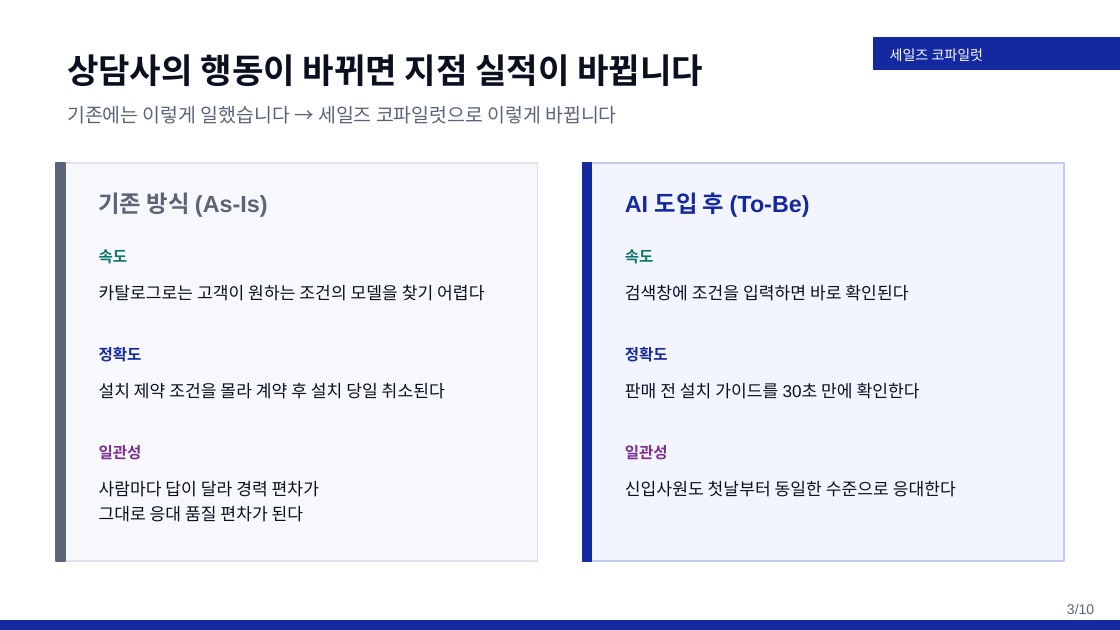
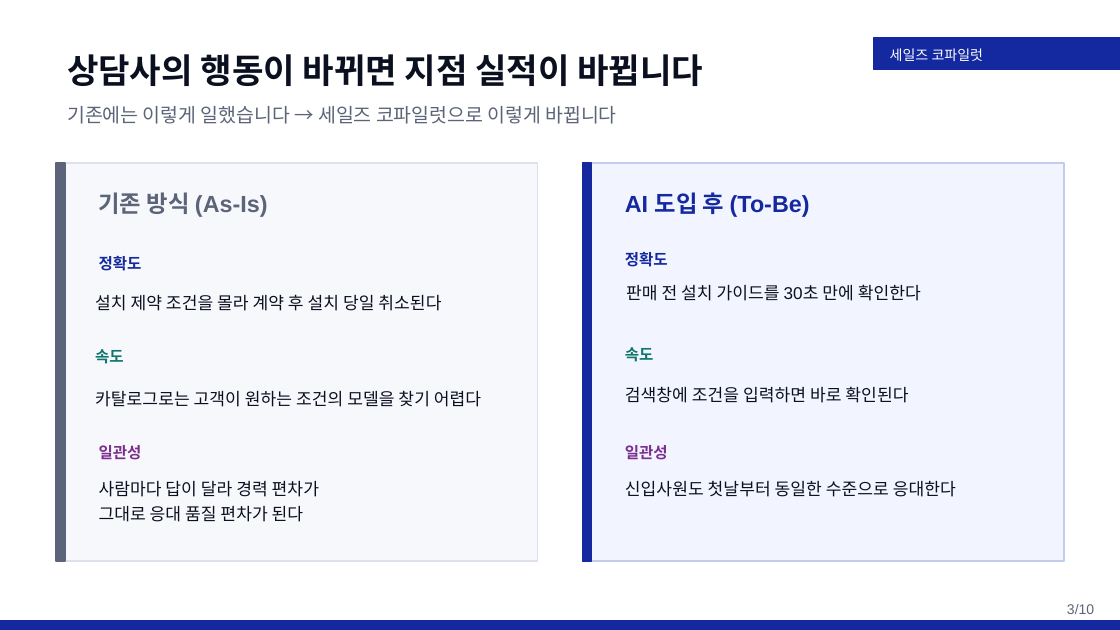
Before and after one commit to rhrjsgks-jarvis/gyeongwon-ax-hub, a slide deck: slide 3 of 발표자료/세일즈코파일럿_5분발표_웹툰없음(삼성폰트적용).pptx. Drawn at 1120x630 pixels with LibreOffice and Linux fonts; fonts in the diff are those of the drawing. Boxes give left, top, right and bottom in pixels: in the first picture for what was removed or moved away, otherwise in the second. Text is boxed around its words. In the diff, an @@ line names an element or a change of style, - is before the commit and + after.

```diff
--- a/발표자료/세일즈코파일럿_5분발표_웹툰없음(삼성폰트적용).pptx
+++ b/발표자료/세일즈코파일럿_5분발표_웹툰없음(삼성폰트적용).pptx
@@ text "정확도": place and size @@
-text "정확도" at bbox=[99, 347, 142, 362]
+text "정확도" at bbox=[99, 256, 142, 271]
@@ text "정확도": place and size @@
-text "정확도" at bbox=[625, 347, 668, 362]
+text "정확도" at bbox=[625, 252, 668, 267]
@@ text "설치 제약 조건을 몰라 계약 ...": place and size @@
-text "설치 제약 조건을 몰라 계약 ..." at bbox=[99, 382, 445, 399]
+text "설치 제약 조건을 몰라 계약 ..." at bbox=[95, 294, 441, 311]
@@ text "판매 전 설치 가이드를 30초 ...": place and size @@
-text "판매 전 설치 가이드를 30초 ..." at bbox=[625, 382, 920, 399]
+text "판매 전 설치 가이드를 30초 ..." at bbox=[626, 284, 921, 301]
@@ text "속도": place and size @@
-text "속도" at bbox=[99, 249, 128, 264]
+text "속도" at bbox=[95, 349, 124, 364]
@@ text "속도": place and size @@
-text "속도" at bbox=[625, 249, 654, 264]
+text "속도" at bbox=[625, 347, 654, 362]
@@ text "카탈로그로는 고객이 원하는 조건의 모델을 ...": place and size @@
-text "카탈로그로는 고객이 원하는 조건의 모델을 ..." at bbox=[99, 284, 484, 301]
+text "카탈로그로는 고객이 원하는 조건의 모델을 ..." at bbox=[95, 390, 481, 407]
@@ text "검색창에 조건을 입력하면 바로 확인된다": place and size @@
-text "검색창에 조건을 입력하면 바로 확인된다" at bbox=[625, 284, 908, 301]
+text "검색창에 조건을 입력하면 바로 확인된다" at bbox=[625, 386, 908, 403]
```
Also in this commit, not shown: 7 other slides changed, 1 other file.
